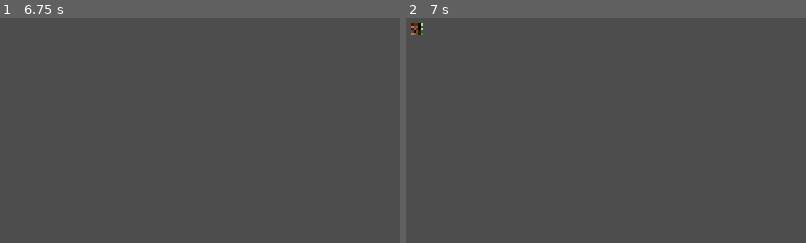
Above: before the commit, frames 1-2 (left to right).
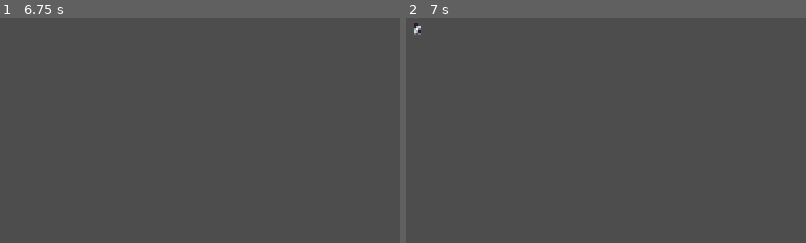
Above: after the commit, the same moments.

Repository: danielvogelsang/project-daydream
Game: Godot game, scene res://scenes/level/level/test_level.tscn
Two runs of this game, one before a commit and one after it. Both use one fixed random seed, a clock stepped at 60 frames per second and the inputs below. This scene is started directly instead of the project's main scene.
Inputs:
- Up to frame 1 (6.75 s): tap Enter (ui_accept) every 0.75 s from 0.5 to 4.25 s; hold Space (jump) 0.53-1.28 s; hold D (right) 0.53-2.03 s; tap M (camera_toggle) every 1.5 s from 1.35 to 5.85 s; tap Space (jump) at 1.52, 1.55, 1.82, 3.02, 3.05, 3.32, 4.52, 4.55, 4.82, 6.02, 6.05, 6.32 s; hold Space (jump) 2.03-2.78 s; hold A (left) 2.03-4.28 s; hold Space (jump) 3.53-4.28 s; tap P (debug) at 4.15 s; hold D (right) from 4.28 s (still down); hold Space (jump) 5.03-5.78 s; hold Space (jump) from 6.53 s (still down)
- Up to frame 2 (7 s): keep holding D (right); keep holding Space (jump)
The pictures show only the part of the screen within x 0-50%, y 0-50%; the shares and areas given below are measured in that part.

Frame 1 is identical in both runs. In frame 2, 0.1% of the frame differs, in the area x 1-5%, y 2-8%.

Commit message:
added double jump + 4.4 uid changes

Diff:
--- a/project.godot
+++ b/project.godot
@@ -11,8 +11,8 @@
 [application]
 
 config/name="Projectdaydream"
-run/main_scene="res://scenes/level/level/level.tscn"
-config/features=PackedStringArray("4.3", "Forward Plus")
+run/main_scene="uid://decnrykxi7yyn"
+config/features=PackedStringArray("4.4", "Forward Plus")
 config/icon="res://icon.svg"
 
 [display]
--- a/scenes/itemsystem/itempickup.gd
+++ b/scenes/itemsystem/itempickup.gd
@@ -5,15 +5,20 @@
 @onready var sprite: Sprite2D = $Sprite
 @onready var item_description: Label = $ItemDescription
 
+var player = null
+
 func _ready():
+	body_entered.connect(_on_body_entered)
+
 	if item and item.get_icon():
 		sprite.texture = item.get_icon()
 		sprite.scale = Vector2(0.5, 0.5)
 		item_description.text = item.description
-	body_entered.connect(_on_body_entered)
+
 	add_to_group("item_spawn")
 
 func _on_body_entered(body):
 	if body.has_method("pickup_item"):
+		player = body
 		body.pickup_item(item)
 		queue_free()
--- a/scenes/itemsystem/itempool.gd
+++ b/scenes/itemsystem/itempool.gd
@@ -20,7 +20,7 @@
 	var dir = DirAccess.open(items_directory)
 
 	if dir:
-		# Start directory traversal
+		# start directory traversal
 		dir.list_dir_begin()
 		var file_name = dir.get_next()
 
--- /dev/null
+++ b/scenes/itemsystem/items/double_jump.tres
@@ -0,0 +1,15 @@
+[gd_resource type="Resource" script_class="ItemData" load_steps=2 format=3 uid="uid://rofnes7eff65"]
+
+[ext_resource type="Script" uid="uid://dxtess2ltdiiu" path="res://scenes/itemsystem/itemdata.gd" id="1_5isve"]
+
+[resource]
+script = ExtResource("1_5isve")
+item_name = "Double Jump"
+description = "Gives the ability to double jump"
+icon_path = "res://textures/test/sprites/items/double_jump.png"
+type = 0
+id = 1
+speed_increase = 0.0
+jump_height_increase = 0.0
+unique_effect = "DOUBLE_JUMP"
+metadata/_custom_type_script = "uid://dxtess2ltdiiu"
--- a/scenes/level/level/test_level.tscn
+++ b/scenes/level/level/test_level.tscn
@@ -10,6 +10,7 @@
 
 [node name="Player" parent="." instance=ExtResource("1_pdo7u")]
 position = Vector2(618, 1024)
+is_debug_label = true
 
 [node name="Camera2D" type="Camera2D" parent="."]
 visible = false
--- a/scenes/level/level_generator/level_generator.gd
+++ b/scenes/level/level_generator/level_generator.gd
@@ -1,5 +1,5 @@
 extends Node2D
-@onready var player = $"../Player"
+@onready var player = $"../Player" # still needed? throws error and not used
 
 var tile_1 = {
 	"tile" : "res://scenes/level/stage_1_tilemap/(L)LR_1.tscn",
--- /dev/null
+++ b/scenes/player/double_jump.gd
@@ -0,0 +1,22 @@
+extends Node2D
+
+@onready var player: CharacterBody2D = $"../.."
+
+var enabled: bool = false
+var can_double_jump: bool = true
+
+func enable() -> void:
+	enabled = true
+
+func _physics_process(_delta: float) -> void:
+	if enabled == false:
+		return
+
+	if not player.is_on_floor():
+		if can_double_jump and Input.is_action_just_pressed("jump"):
+			# needed to not immediately trigger it with a normal jump
+			if player.velocity.y > -player.current_jump_velocity * 0.8:
+				player.velocity.y = - player.current_jump_velocity
+				can_double_jump = false
+	else:
+		can_double_jump = true
--- a/scenes/player/player.gd
+++ b/scenes/player/player.gd
@@ -242,11 +242,13 @@
 func pickup_item(item: ItemData) -> void:
 	player_inventory.add_item(item)
 
+@onready var double_jump: Node2D = $"Abilties/Double Jump"
+
 func update_debug_label() -> void:
 	if is_debug_label:
 		debug_label.show()
-		debug_label.text = "speed: %s\njump velocity: %s" % [
-			speed, jump_velocity
+		debug_label.text = "candoublejump: %s\njump available: %s" % [
+			double_jump.can_double_jump, jump_available
 			]
 	else: debug_label.hide()
 
--- a/scenes/player/player.tscn
+++ b/scenes/player/player.tscn
@@ -1,8 +1,9 @@
-[gd_scene load_steps=44 format=3 uid="uid://biq2l3gqa8yie"]
+[gd_scene load_steps=45 format=3 uid="uid://biq2l3gqa8yie"]
 
 [ext_resource type="Texture2D" uid="uid://c3ufil4jur8fd" path="res://textures/test/sprites/knight.png" id="1_0mji1"]
-[ext_resource type="Script" path="res://scenes/player/player.gd" id="1_bgs47"]
+[ext_resource type="Script" uid="uid://dlcr7aleepe8e" path="res://scenes/player/player.gd" id="1_bgs47"]
 [ext_resource type="PackedScene" uid="uid://buq7iyto65akm" path="res://scenes/player/player_inventory.tscn" id="3_c3ab7"]
+[ext_resource type="Script" uid="uid://cxc63gftpmnin" path="res://scenes/player/double_jump.gd" id="4_lvxji"]
 
 [sub_resource type="AtlasTexture" id="AtlasTexture_hn7j8"]
 atlas = ExtResource("1_0mji1")
@@ -348,3 +349,8 @@
 default_color = Color(0.0941176, 1, 1, 1)
 
 [node name="PlayerInventory" parent="." instance=ExtResource("3_c3ab7")]
+
+[node name="Abilties" type="Node2D" parent="."]
+
+[node name="Double Jump" type="Node2D" parent="Abilties"]
+script = ExtResource("4_lvxji")
--- a/scenes/player/player_inventory.gd
+++ b/scenes/player/player_inventory.gd
@@ -5,6 +5,8 @@
 var item_effects: Dictionary = {}
 
 @onready var ui_layout: VBoxContainer = $CanvasLayer/MarginContainer/VBoxContainer
+@onready var player: CharacterBody2D = $".."
+@onready var double_jump: Node2D = $"../Abilties/Double Jump"
 
 func add_item(new_item: ItemData) -> void:
 	items.append(new_item)
@@ -15,6 +17,10 @@
 func apply_item_effect(item: ItemData) -> void:
 	get_parent().speed += item.speed_increase
 	get_parent().jump_velocity += item.jump_height_increase
+
+	match item.unique_effect:
+		"DOUBLE_JUMP":
+			double_jump.enable()
 
 # remove other unpicked item
 func destroy_other_items() -> void:
Not shown, added: scenes/debug/debug_menu.gd.uid
Not shown: 1 places in scenes/debug/debug_menu.tscn that only renumber resources
Not shown, added: scenes/itemsystem/itemdata.gd.uid
Not shown, added: scenes/itemsystem/itempickup.gd.uid
Not shown: 1 places in scenes/itemsystem/itempickup.tscn that only renumber resources
Not shown, added: scenes/itemsystem/itempool.gd.uid
Not shown: 1 places in scenes/itemsystem/itempool.tscn that only renumber resources
Not shown: 1 places in scenes/itemsystem/items/jump_height_up.tres that only renumber resources
Not shown: 1 places in scenes/itemsystem/items/speed_up.tres that only renumber resources
Not shown, added: scenes/level/level/camera/Camera2D.gd.uid
Not shown, added: scenes/level/level/level.gd.uid
Not shown: 1 places in scenes/level/level/level.tscn that only renumber resources
(and 11 more such lines)
